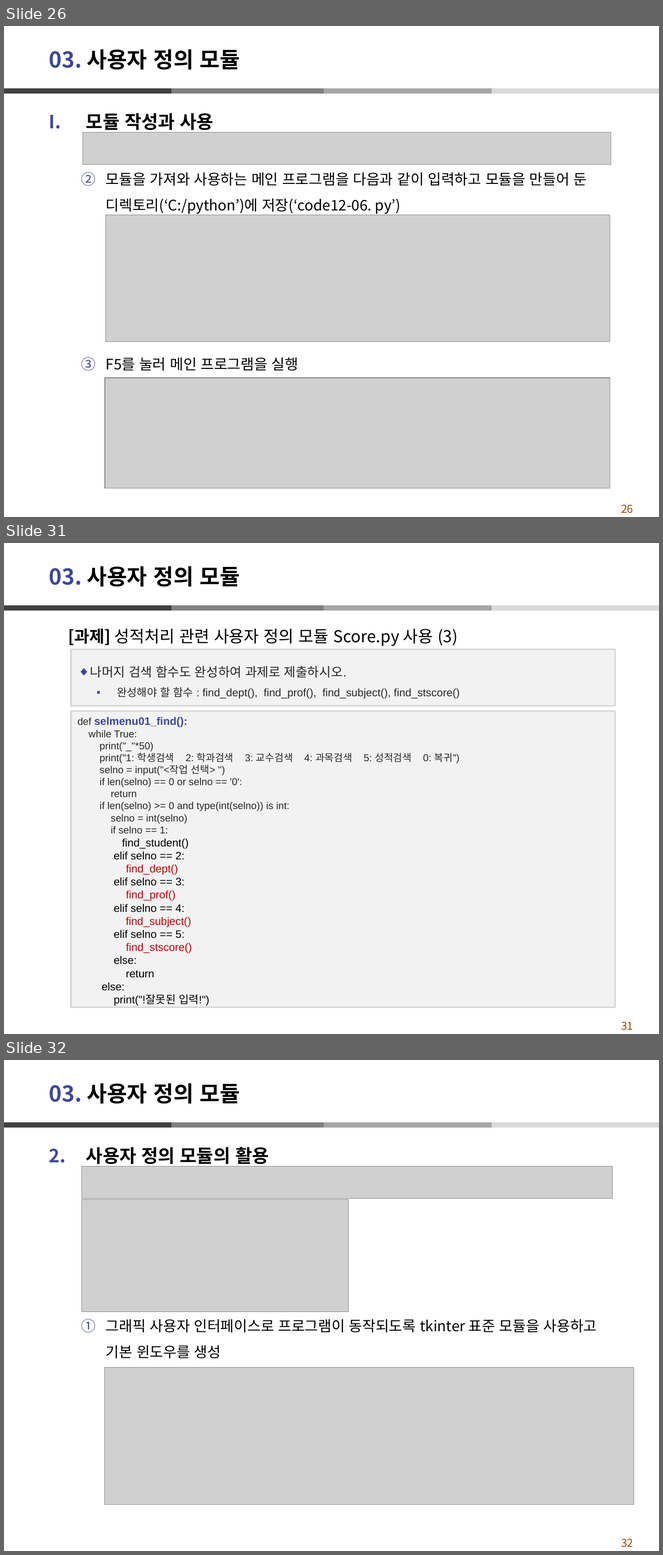
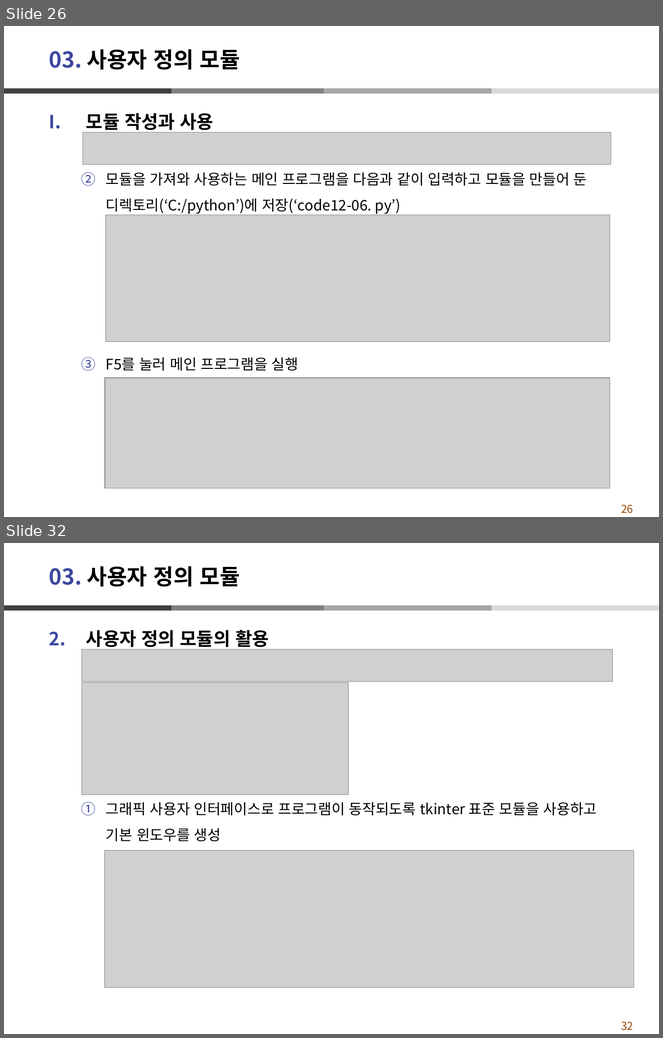
Before and after one commit to dndxor/BCPy, a slide deck: Ch12_모듈.pptx. Shown one above the other, each under a label of ours: slides 26, 31 and 32 before the commit, slides 26 and 32 after it; the slides between them are not shown. The pictures are 663x1555 and 663x1038 pixels, drawn with LibreOffice and Linux fonts; fonts in the diff are those of the drawing; grey boxes stand for pictures. Boxes give left, top, right and bottom in pixels: in the first picture for what was removed or moved away, otherwise in the second. Text is boxed around its words. In the diff, an @@ line names an element or a change of style, - is before the commit and + after.

```diff
--- a/Ch12_모듈.pptx
+++ b/Ch12_모듈.pptx
@@ slide 31 removed at [4,543,659,1034], background #FFFFFF; not listed: 5 template elements that a slide beside it also shows @@
@@ title removed at [49,566,240,587] @@
-03. 사용자 정의 모듈
@@ text removed at [68,628,458,646] @@
-  [과제] 성적처리 관련 사용자 정의 모듈 Score.py 사용 (3)
@@ rectangle removed at [71,649,616,706] @@
-◆ 나머지 검색 함수도 완성하여 과제로 제출하시오.
-  ▪ 완성해야 할 함수 : find_dept(), find_prof(), find_subject(), find_stscore()
@@ rectangle removed at [71,711,616,1007] @@
-def selmenu01_find():
-while True:
-print("_"*50)
-print("1: 학생검색 2: 학과검색 3: 교수검색 4: 과목검색 5: 성적검색 0: 복귀")
-selno = input("<작업 선택> ")
-if len(selno) == 0 or selno == '0':
-return
-if len(selno) >= 0 and type(int(selno)) is int:
-selno = int(selno)
-if selno == 1:
-find_student()
-elif selno == 2:
-find_dept()
-elif selno == 3:
-find_prof()
-elif selno == 4:
-find_subject()
-elif selno == 5:
-find_stscore()
-else:
-return
-else:
-print("!잘못된 입력!")
```
Also in this commit, not shown: 3 slides changed, 3 slides added, 2 other slides removed, 11 other files.
